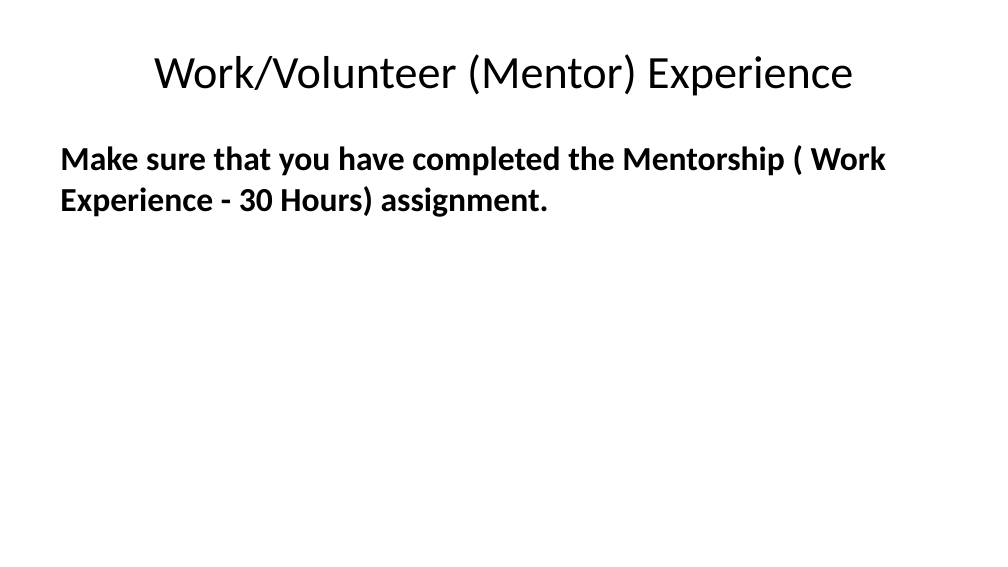
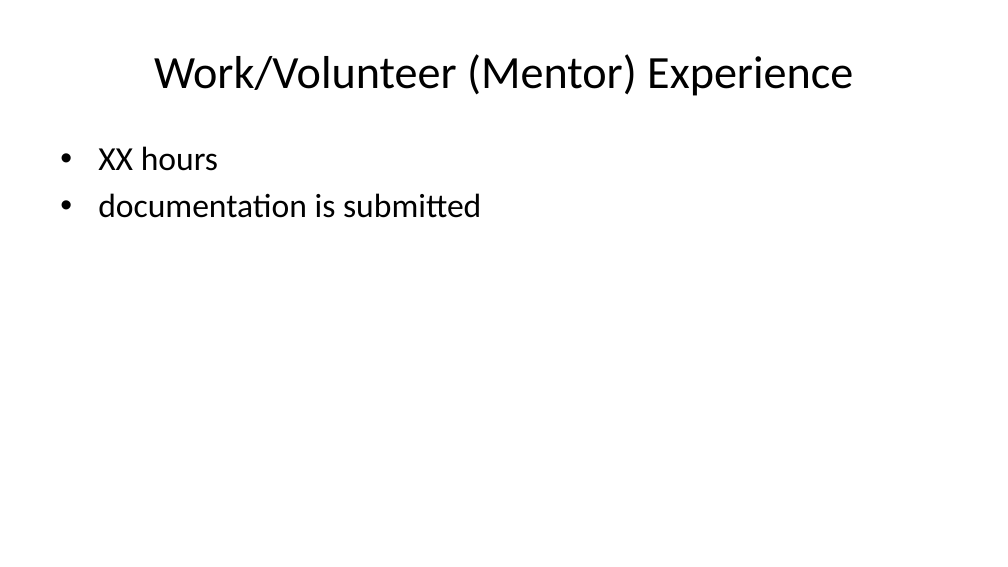
Before and after one commit to cmadland/slides, a slide deck: slide 24 of docs/posts/isaac/index.pptx (slide 21 before the commit). Drawn at 1008x567 pixels with LibreOffice and Linux fonts; fonts in the diff are those of the drawing. Boxes give left, top, right and bottom in pixels: in the first picture for what was removed or moved away, otherwise in the second. Text is boxed around its words. In the diff, an @@ line names an element or a change of style, - is before the commit and + after.

Commit message:
slides

```diff
--- a/docs/posts/isaac/index.pptx
+++ b/docs/posts/isaac/index.pptx
@@ text at (98,146,481,218): text changed; bold off @@
-Make sure that you have completed the Mentorship ( Work Experience - 30 Hours) assignment.
+• XX hours
+• documentation is submitted
```
Also in this commit, not shown: 3 slides added, 11 other files.
